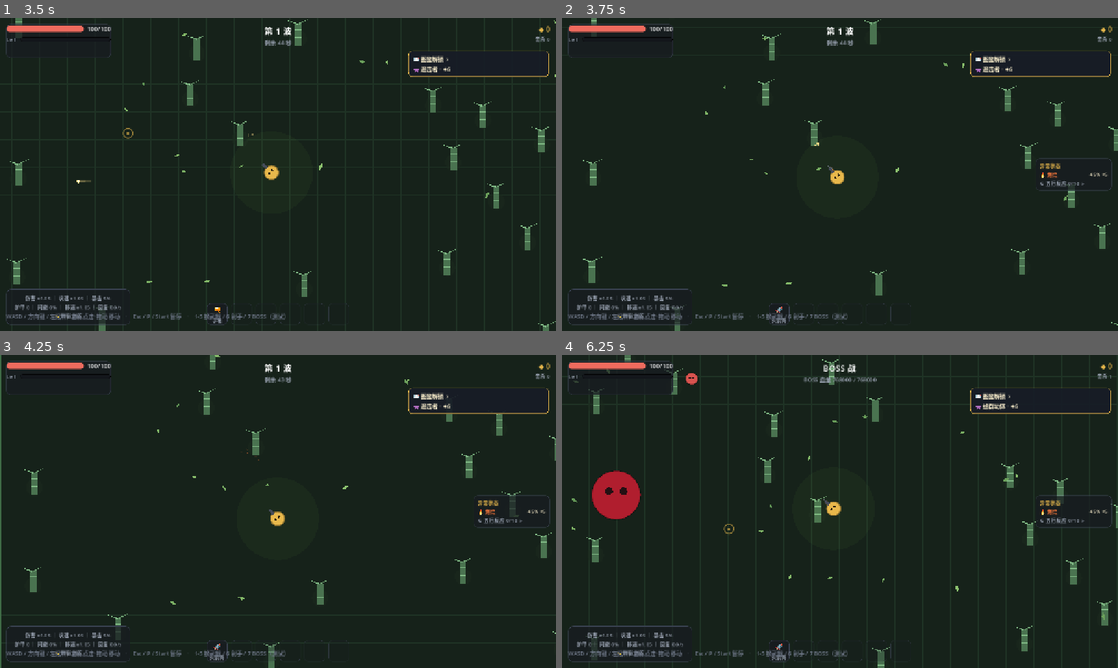
Above: before the commit, frames 1-4 (two rows, left to right).
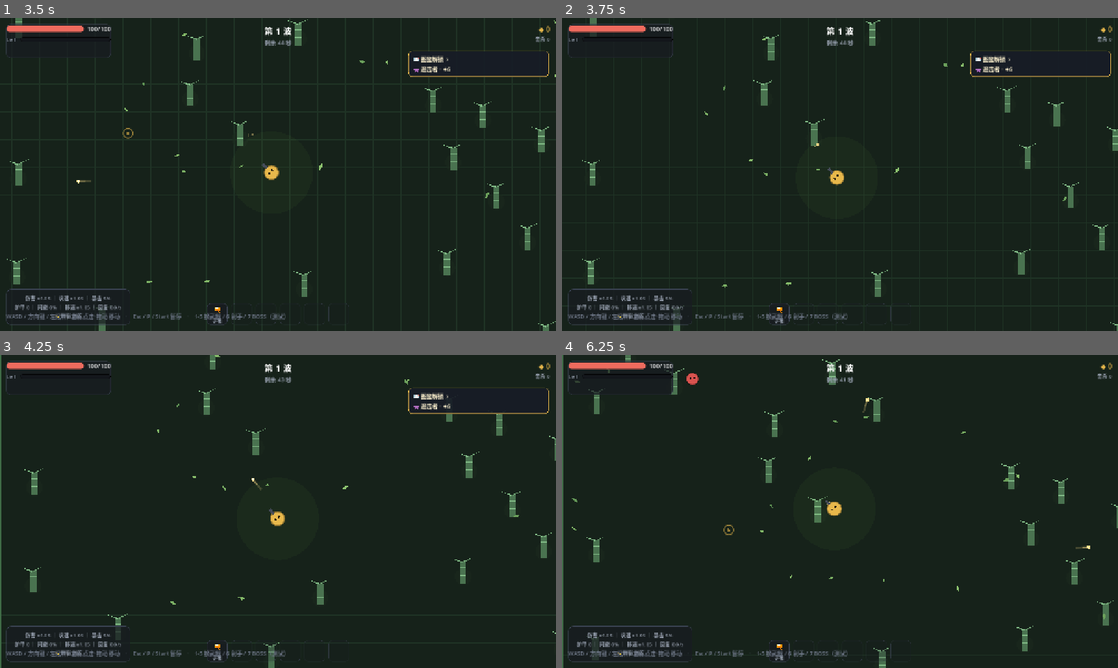
Above: after the commit, the same moments.

Repository: CONQUERORLL/TheGreatestProject
Game: Godot game, scene res://tests/smoke_test.tscn
The game is run twice, just before and just after one commit, with the same random seed, the same clock (stepped at 60 frames per second) and the same inputs. This scene is started directly instead of the project's main scene.
Inputs (mouse positions are in pixels of both pictures, inside the frame that each line leads up to):
- Up to frame 1 (3.5 s): tap Enter (ui_accept) at 0.5, 0.77, 2 s; move the mouse to (250, 237) at 0.52 s; hold W (move_up) 0.53-1.25 s; tap 1 at 0.6 s; click (250, 237) at 0.67 s; drag from (444, 221) to (250, 237) at 1.27 s; move the mouse to (111, 127) at 2.02 s; hold A (move_left) 2.03-2.75 s; tap 3 at 2.1 s; drag from (305, 174) to (111, 127) at 2.77 s
- Up to frame 2 (3.75 s): move the mouse to (756, 96) at 3.52 s; hold S (move_down) from 3.53 s (still down); tap 5 at 3.6 s
- Up to frame 3 (4.25 s): keep holding S (move_down); tap Enter (ui_accept) at 3.77 s
- Up to frame 4 (6.25 s): release S (move_down) at 4.25 s; drag from (962, 495) to (756, 433) at 4.27 s; move the mouse to (728, 527) at 5.02 s; hold W (move_up) 5.03-5.75 s; tap 7 at 5.1 s; click (728, 527) at 5.17 s; drag from (895, 442) to (728, 527) at 5.77 s

Frame 1 is identical in both runs. In frame 2, 1.0% of the frame differs, in the area x 3-100%, y 0-100%; in frame 3, 0.5%; in frame 4, 2.8%, in the area x 0-100%, y 0-100%.

Commit message:
fix: 调试换武器键需按住 Ctrl，杜绝裸按数字键误触丢武器
玩家在战斗阶段裸按数字键 1-7 会命中调试后门（1-5=整体替换武器、
6=刷射手、7=刷 BOSS），_debug_set_weapon 用 player.weapons = [{type,cd}]
整体覆盖，导致原武器+强化一次性丢失、伤害骤降、无法切回。

根因：调试后门用裸数字键，与玩家正常按键习惯冲突。
修复：换武器/刷怪键加 event.ctrl_pressed 守卫，必须 Ctrl+1~7 才触发，
裸按数字键不再有任何副作用。升级/事件卡的数字选择（1/2/3）不受影响。

Diff:
--- a/game/scripts/main.gd
+++ b/game/scripts/main.gd
@@ -200,10 +200,11 @@
 				KEY_1: event_card_ui._choose(0); get_viewport().set_input_as_handled()
 				KEY_2: event_card_ui._choose(1); get_viewport().set_input_as_handled()
 				KEY_3: event_card_ui._choose(2); get_viewport().set_input_as_handled()
-	# ---- 调试构建专属：1-5 换武器 / 6 射手 / 7 BOSS（限定 PLAYING，避免与升级卡 1-3 冲突） ----
+	# ---- 调试构建专属：Ctrl+1~5 换武器 / Ctrl+6 射手 / Ctrl+7 BOSS ----
+	# 必须按住 Ctrl：裸按数字键 1-7 会误触换武器，把 player.weapons 整体替换、武器+强化一次性丢失
 	# OS.is_debug_build() 守卫：发布版玩家不该能凭空换武器 / 刷 BOSS / 快速重开
 	elif event is InputEventKey and event.pressed and not event.echo and OS.is_debug_build():
-		if GameState.phase == GameState.Phase.PLAYING:
+		if GameState.phase == GameState.Phase.PLAYING and event.ctrl_pressed:
 			match event.physical_keycode:
 				KEY_1: _debug_set_weapon("pistol")
 				KEY_2: _debug_set_weapon("smg")
